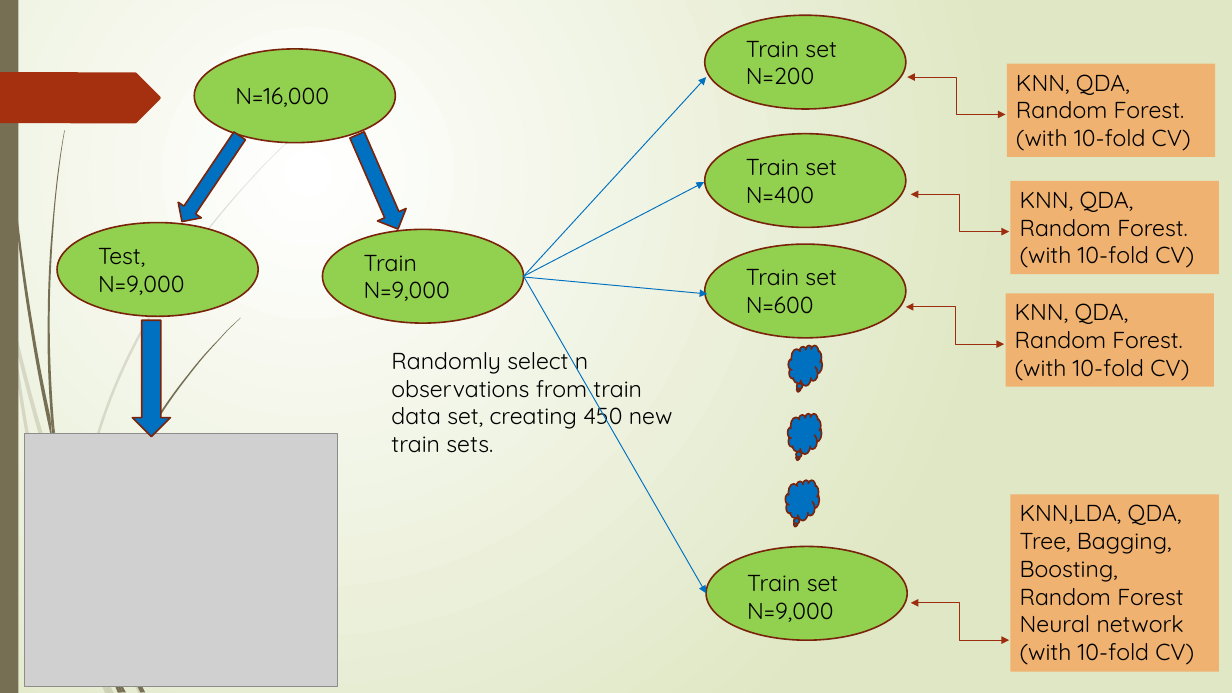
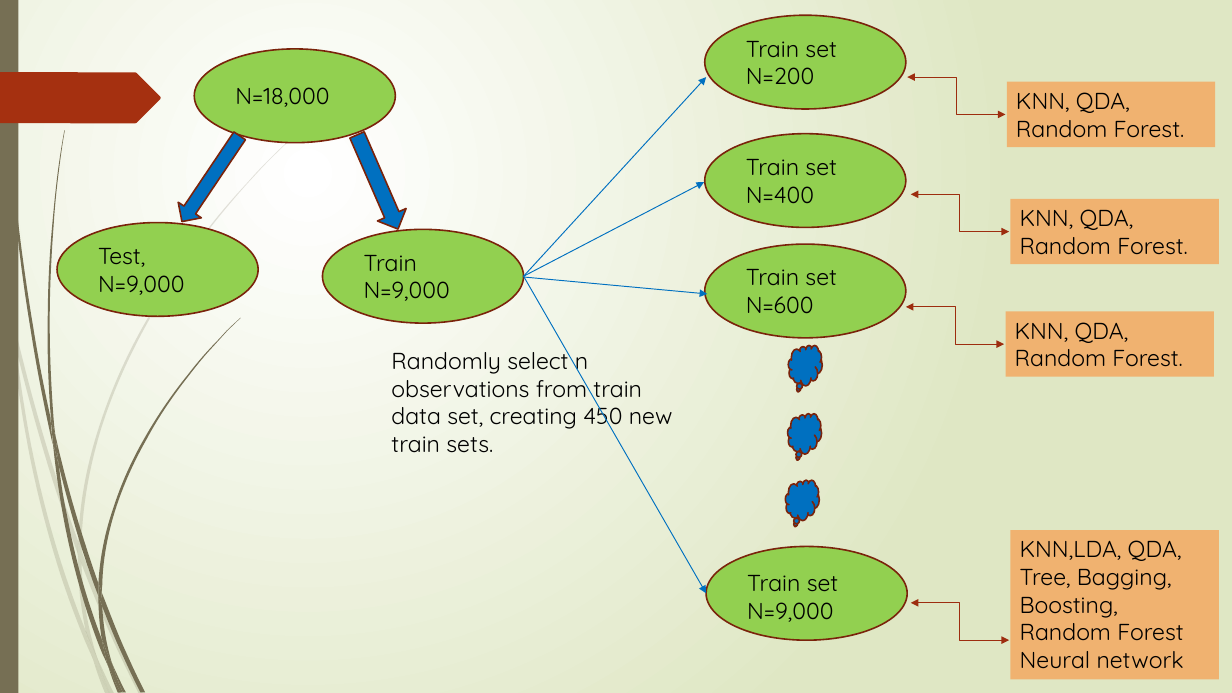
Before and after one commit to richarddeng88/data-minging-practice, a slide deck: slide 3 of final project.pptx. Drawn at 1232x693 pixels with LibreOffice and Linux fonts; fonts in the diff are those of the drawing; grey boxes stand for pictures. Boxes give left, top, right and bottom in pixels: in the first picture for what was removed or moved away, otherwise in the second. Text is boxed around its words. In the diff, an @@ line names an element or a change of style, - is before the commit and + after.

```diff
--- a/final project.pptx
+++ b/final project.pptx
@@ text at bbox=[235, 87, 329, 107]: text changed @@
-N=16,000
+N=18,000
@@ rectangle "KNN, QDA,": place and size @@
-rectangle "KNN, QDA," at bbox=[1007, 64, 1215, 157]
+rectangle "KNN, QDA," at bbox=[1007, 81, 1215, 147]
@@ text in rectangle at bbox=[1016, 129, 1191, 151]: paragraph removed @@
-(with 10-fold CV)
@@ rectangle "KNN, QDA,": place and size @@
-rectangle "KNN, QDA," at bbox=[1011, 181, 1219, 274]
+rectangle "KNN, QDA," at bbox=[1011, 199, 1219, 264]
@@ text in rectangle at bbox=[1020, 246, 1194, 268]: paragraph removed @@
-(with 10-fold CV)
@@ down arrow removed at bbox=[132, 321, 170, 437] @@
@@ rectangle "KNN, QDA,": place and size @@
-rectangle "KNN, QDA," at bbox=[1006, 293, 1214, 386]
+rectangle "KNN, QDA," at bbox=[1006, 311, 1214, 377]
@@ text in rectangle at bbox=[1015, 359, 1189, 381]: paragraph removed @@
-(with 10-fold CV)
@@ picture removed at bbox=[25, 434, 338, 688] @@
@@ rectangle "KNN,LDA, QDA,": place and size @@
-rectangle "KNN,LDA, QDA," at bbox=[1011, 494, 1219, 672]
+rectangle "KNN,LDA, QDA," at bbox=[1011, 531, 1219, 680]
@@ freeform shape added at bbox=[78, 554, 97, 657], fill #766F54 at 20% opacity @@
@@ freeform shape added at bbox=[78, 542, 81, 564], fill #766F54 at 20% opacity @@
@@ group added at bbox=[53, 436, 112, 667]: 4 freeform shapes @@
@@ text in rectangle at bbox=[1020, 643, 1194, 665]: paragraph removed @@
-(with 10-fold CV)
```
Also in this commit, not shown: 3 other slides changed, 5 slides added, 4 slides removed, 3 other files.
